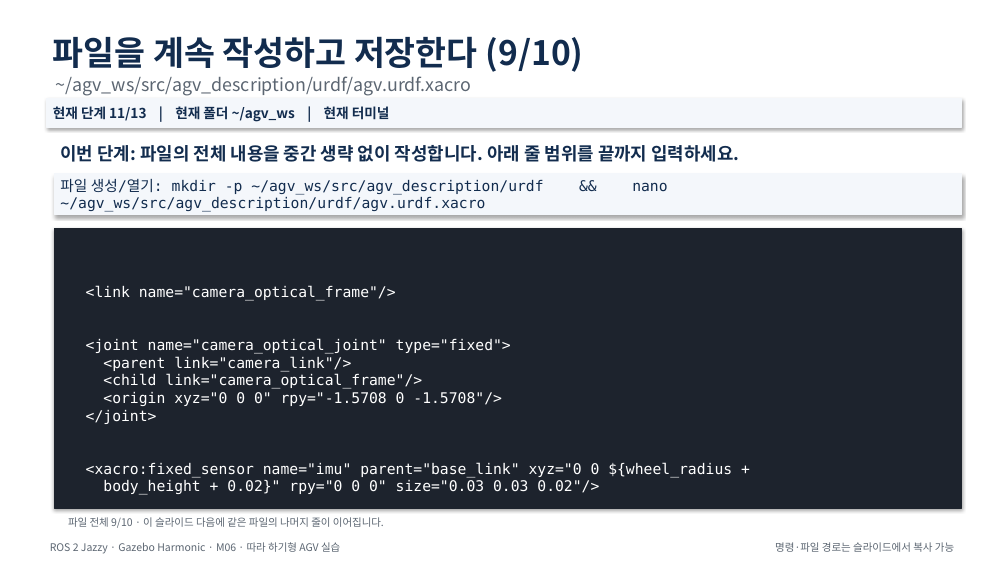
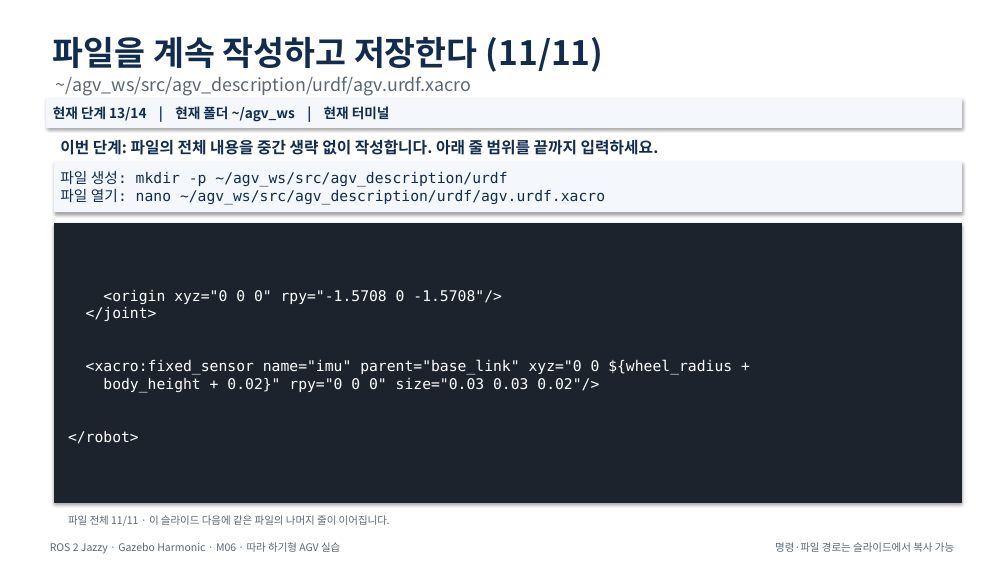
Before and after one commit to choimagon/ros2_curri, a slide deck: slide 19 of blocks/B_robot_build/M06_xacro_modularization/M06_Xacro로_구조_모듈화.pptx (slide 17 before the commit). Drawn at 1008x567 pixels with LibreOffice and Linux fonts; fonts in the diff are those of the drawing. Boxes give left, top, right and bottom in pixels: in the first picture for what was removed or moved away, otherwise in the second. Text is boxed around its words. In the diff, an @@ line names an element or a change of style, - is before the commit and + after.

Commit message:
Fix module presentation layout collisions

```diff
--- a/blocks/B_robot_build/M06_xacro_modularization/M06_Xacro로_구조_모듈화.pptx
+++ b/blocks/B_robot_build/M06_xacro_modularization/M06_Xacro로_구조_모듈화.pptx
@@ text at (53,36,604,72): text changed @@
-파일을 계속 작성하고 저장한다 (9/10)
+파일을 계속 작성하고 저장한다 (11/11)
@@ text in rectangle at (53,106,390,122): text changed @@
-현재 단계 11/13 | 현재 폴더 ~/agv_ws | 현재 터미널
+현재 단계 13/14 | 현재 폴더 ~/agv_ws | 현재 터미널
@@ text "이번 단계: 파일의 전체 내용을 ..." at (60,137,659,158): size 17 to 15 pt @@
@@ rectangle "파일 생성: mkdir -p ~/agv_ws/src/agv_description/urdf ...": place and size @@
-rectangle "파일 생성: mkdir -p ~/agv_ws/src/agv_description/urdf ..." at (54,174,962,215)
+rectangle "파일 생성: mkdir -p ~/agv_ws/src/agv_description/urdf ..." at (54,162,962,212)
@@ text in rectangle at (60,171,605,205): text changed @@
-파일 생성/열기: mkdir -p ~/agv_ws/src/agv_description/urdf && nano ~/agv_ws/src/agv_description/urdf/agv.urdf.xacro
+파일 생성: mkdir -p ~/agv_ws/src/agv_description/urdf
+파일 열기: nano ~/agv_ws/src/agv_description/urdf/agv.urdf.xacro
@@ rectangle "<origin xyz="0 0 0" rpy="-1.5708 ...": place and size @@
-rectangle "<origin xyz="0 0 0" rpy="-1.5708 ..." at (54,228,962,508)
+rectangle "<origin xyz="0 0 0" rpy="-1.5708 ..." at (54,224,962,502)
@@ text in rectangle at (68,290,732,444): text changed @@
-<link name="camera_optical_frame"/>
-<joint name="camera_optical_joint" type="fixed">
-<parent link="camera_link"/>
-<child link="camera_optical_frame"/>
-<origin xyz="0 0 0" rpy="-1.5708 0 -1.5708"/>
-</joint>
-<xacro:fixed_sensor name="imu" parent="base_link" xyz="0 0 ${wheel_radius +
-body_height + 0.02}" rpy="0 0 0" size="0.03 0.03 0.02"/>
+<origin xyz="0 0 0" rpy="-1.5708 0 -1.5708"/>
+</joint>
+<xacro:fixed_sensor name="imu" parent="base_link" xyz="0 0 ${wheel_radius +
+body_height + 0.02}" rpy="0 0 0" size="0.03 0.03 0.02"/>
+</robot>
@@ text at (68,515,390,526): text changed @@
-파일 전체 9/10 · 이 슬라이드 다음에 같은 파일의 나머지 줄이 이어집니다.
+파일 전체 11/11 · 이 슬라이드 다음에 같은 파일의 나머지 줄이 이어집니다.
```
Also in this commit, not shown: 23 other slides changed, 3 slides added, 22 other files.
